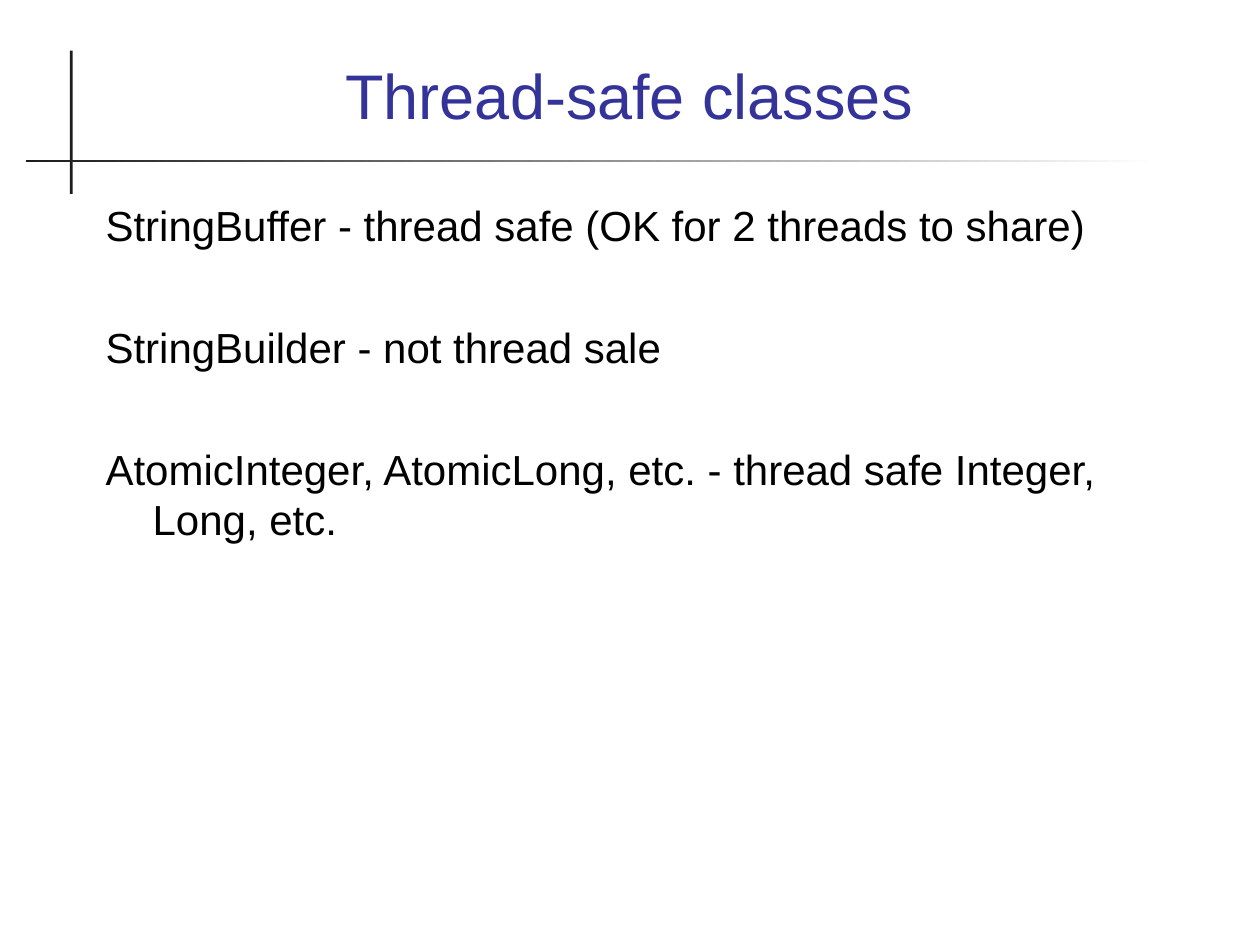
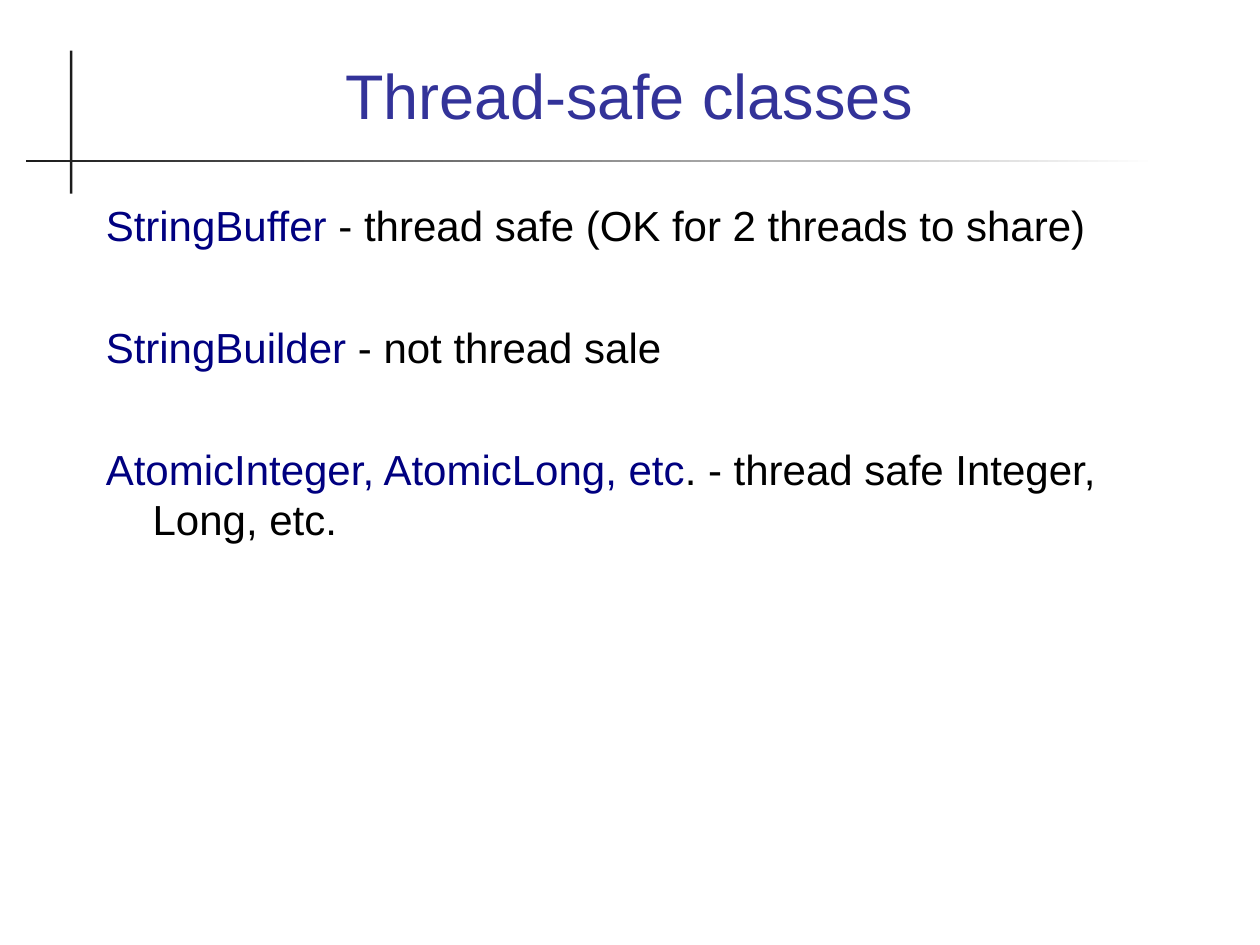
Before and after one commit to skeoop/skeoop.github.io, a slide deck: slide 22 of week12/Threads.ppt (slide 20 before the commit). Drawn at 1260x945 pixels with LibreOffice and Linux fonts; fonts in the diff are those of the drawing. Boxes give left, top, right and bottom in pixels: in the first picture for what was removed or moved away, otherwise in the second. Text is boxed around its words. In the diff, an @@ line names an element or a change of style, - is before the commit and + after.

```diff
--- a/week12/Threads.ppt
+++ b/week12/Threads.ppt
@@ text "StringBuffer - thread safe (OK ..." at (x1=106, y1=210, x2=1095, y2=543): text colour #000000 to #000080 in "StringBuffer", "StringBuilder", "AtomicInteger, AtomicLong, etc." @@
```
Also in this commit, not shown: 5 other slides changed, 2 slides added.
